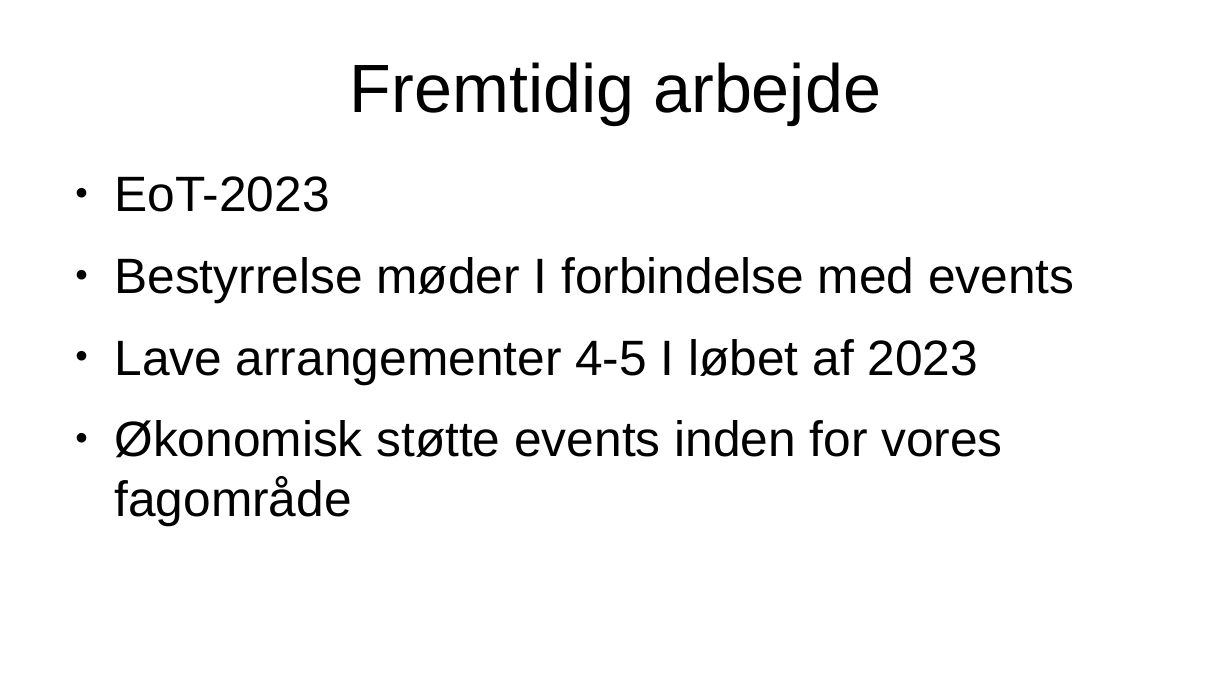
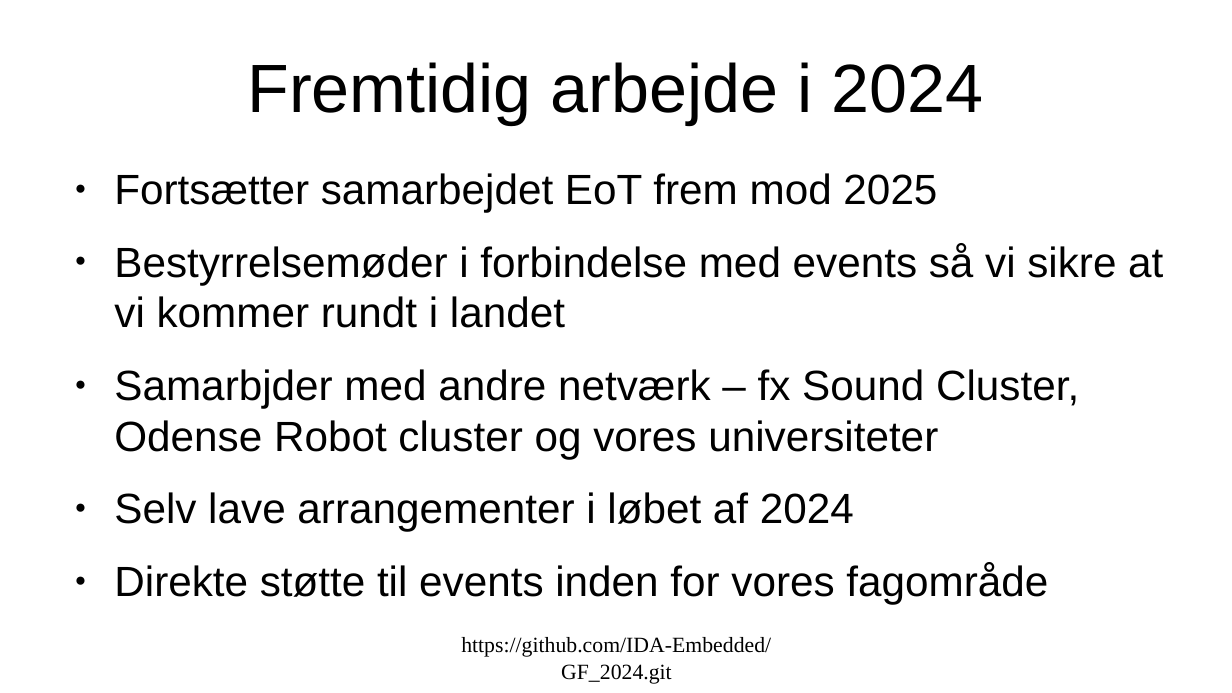
Before and after one commit to IDA-Embedded/GF_2024, a slide deck: slide 7 of IDA_embedded_GF_2024.odp (slide 6 before the commit). Drawn at 1232x693 pixels with LibreOffice and Linux fonts; fonts in the diff are those of the drawing. Boxes give left, top, right and bottom in pixels: in the first picture for what was removed or moved away, otherwise in the second. Text is boxed around its words. In the diff, an @@ line names an element or a change of style, - is before the commit and + after.

```diff
--- a/IDA_embedded_GF_2024.odp
+++ b/IDA_embedded_GF_2024.odp
@@ title at <box>247,62,983,125</box>: text changed @@
-Fremtidig arbejde
+Fremtidig arbejde i 2024
@@ text at <box>114,173,1163,604</box>: text changed; size 32 to 27.2 pt @@
-● EoT-2023
-● Bestyrrelse møder I forbindelse med events
-● Lave arrangementer 4-5 I løbet af 2023
-● Økonomisk støtte events inden for vores fagområde
+● Fortsætter samarbejdet EoT frem mod 2025
+● Bestyrrelsemøder i forbindelse med events så vi sikre at vi kommer rundt i landet
+● Samarbjder med andre netværk – fx Sound Cluster, Odense Robot cluster og vores universiteter
+● Selv lave arrangementer i løbet af 2024
+● Direkte støtte til events inden for vores fagområde
@@ text added at <box>461,637,771,684</box>, 14 pt, text #000000 @@
+https://github.com/IDA-Embedded/GF_2024.git
```
Also in this commit, not shown: 5 other slides changed, 4 slides added, 3 other files.
